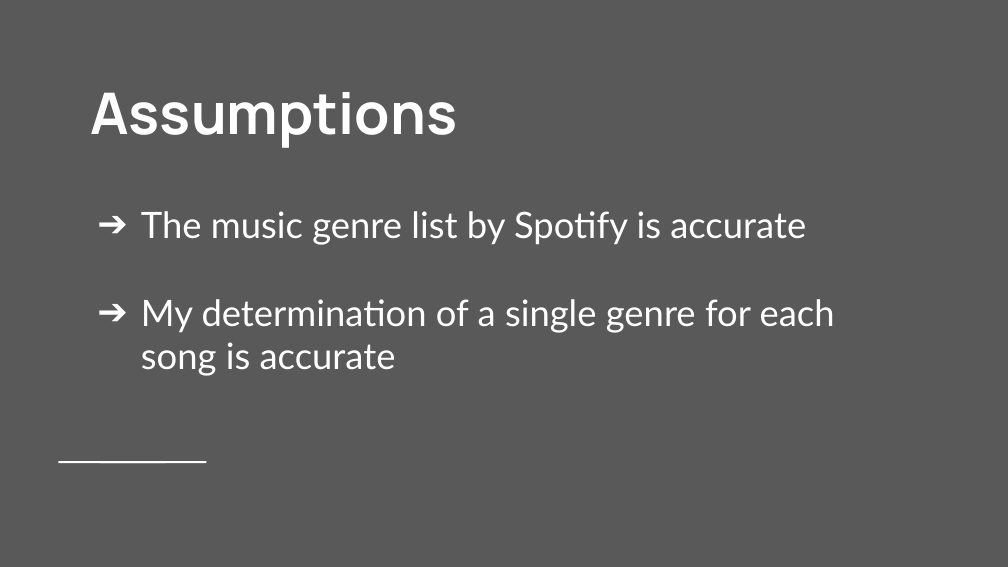
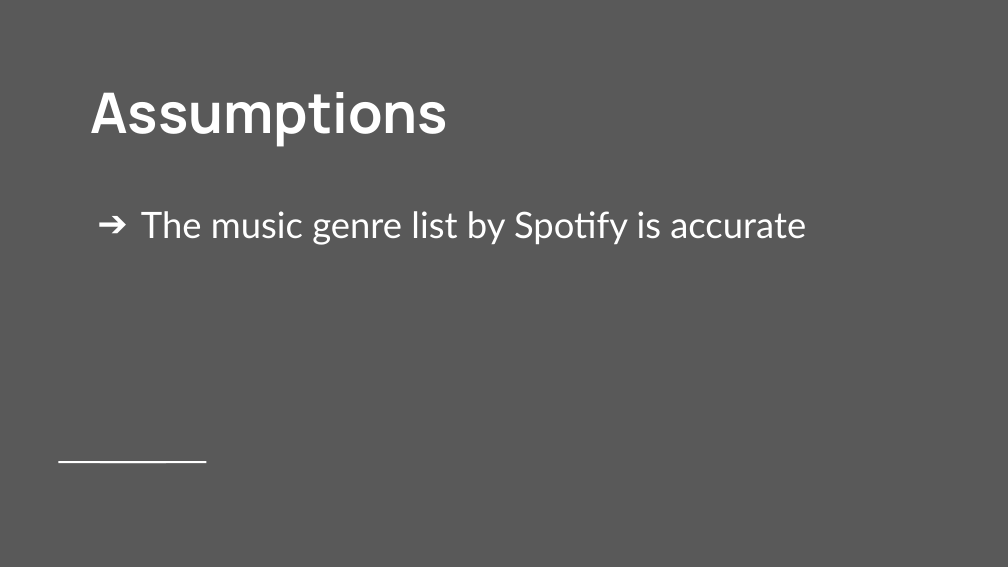
Before and after one commit to ssmcnatt/experimental-design-cap01, a slide deck: slide 5 of presentation-of-findings.pptx (slide 6 before the commit). Drawn at 1008x567 pixels with LibreOffice and Linux fonts; fonts in the diff are those of the drawing. Boxes give left, top, right and bottom in pixels: in the first picture for what was removed or moved away, otherwise in the second. Text is boxed around its words. In the diff, an @@ line names an element or a change of style, - is before the commit and + after.

```diff
--- a/presentation-of-findings.pptx
+++ b/presentation-of-findings.pptx
@@ title "Assumptions" at box(90, 92, 448, 147): size 41 to 40 pt @@
@@ title at box(141, 299, 835, 376): paragraph removed @@
-➔ My determination of a single genre for each song is accurate
```
Also in this commit, not shown: 5 other slides changed, 5 slides added, 12 slides removed.
